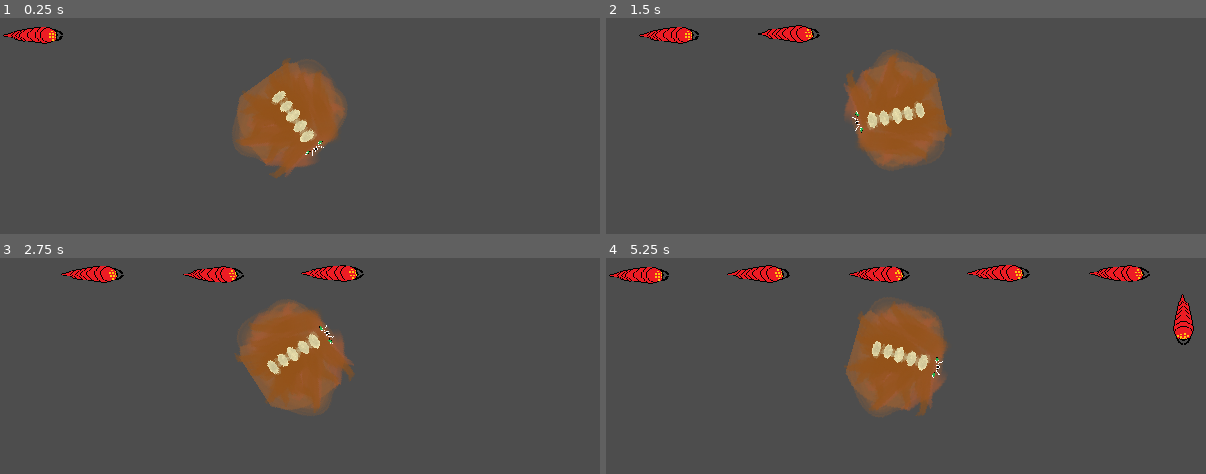
Above: before the commit, frames 1-4 (two rows, left to right).
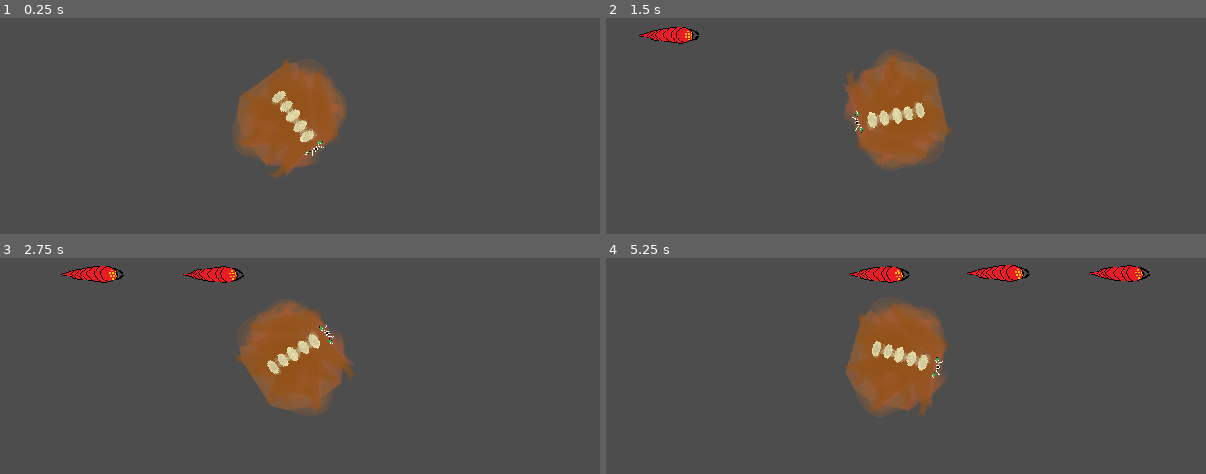
Above: after the commit, the same moments.

Repository: Moonlock/jameGam
Game: Godot game, scene res://thing_jam.tscn
Same seed, same stepped clock (60 frames per second), same inputs: the game is played once before the commit and once after it.
Inputs (mouse positions are in pixels of both pictures, inside the frame that each line leads up to):
- Up to frame 1 (0.25 s): no input
- Up to frame 2 (1.5 s): move the mouse to (1038, 113) at 0.52 s; move the mouse to (786, 138) at 1.27 s
- Up to frame 3 (2.75 s): move the mouse to (360, 312) at 2.02 s
- Up to frame 4 (5.25 s): move the mouse to (876, 415) at 2.77 s; move the mouse to (1086, 402) at 3.52 s; move the mouse to (726, 329) at 4.27 s; move the mouse to (936, 366) at 5.02 s

The runs differ from the first frame. In frame 1, 0.5% of the frame differs, in the area x 0-11%, y 4-13%; in frame 2, 0.5%; in frame 3, 0.5%; in frame 4, 1.6%, in the area x 0-98%, y 3-41%.

Commit message:
Added phases

Diff:
--- a/bug.gd
+++ b/bug.gd
@@ -9,4 +9,5 @@
 	var new_progress = _follow.get_progress()
 	if new_progress < _last_progress:
 		print("Take damage")
+		get_parent().get_parent().queue_free()
 	_last_progress = new_progress
--- a/thing_jam.gd
+++ b/thing_jam.gd
@@ -1,12 +1,3 @@
 extends Node2D
 
-var _bug_limit = 10
-var _cur_bugs = 1
-
-var bug = load("res://path.tscn")
-
-func _on_timer_timeout() -> void:
-	if(_cur_bugs < _bug_limit):
-		var bug_instance = bug.instantiate()
-		add_child(bug_instance)
-		_cur_bugs += 1
+#
--- a/thing_jam.tscn
+++ b/thing_jam.tscn
@@ -2,19 +2,21 @@
 
 [ext_resource type="Script" uid="uid://buwvqlafeq20v" path="res://thing_jam.gd" id="1_udhia"]
 [ext_resource type="PackedScene" uid="uid://brpgntw6o4oyo" path="res://Towers/monster_tower.tscn" id="2_y3g1b"]
-[ext_resource type="PackedScene" uid="uid://dnq5xscj2u3fk" path="res://path.tscn" id="3_owrrb"]
+[ext_resource type="Script" uid="uid://cjeefxfi8r8xj" path="res://timer.gd" id="3_udhia"]
 
 [node name="thingJam" type="Node2D"]
 script = ExtResource("1_udhia")
-
-[node name="Path2D" parent="." instance=ExtResource("3_owrrb")]
 
 [node name="MonsterTower" parent="." instance=ExtResource("2_y3g1b")]
 position = Vector2(292, 114)
 
 [node name="Timer" type="Timer" parent="."]
 autostart = true
+script = ExtResource("3_udhia")
 
-[connection signal="timeout" from="Timer" to="." method="_on_timer_timeout"]
+[node name="NextPhaseTimer" type="Timer" parent="Timer"]
+wait_time = 5.0
+one_shot = true
 
-[editable path="Path2D"]
+[connection signal="timeout" from="Timer" to="Timer" method="_on_timer_timeout"]
+[connection signal="timeout" from="Timer/NextPhaseTimer" to="Timer" method="_on_next_phase_timer_timeout"]
--- /dev/null
+++ b/timer.gd
@@ -0,0 +1,50 @@
+extends Timer
+
+const MAX_PHASE = 10
+@onready var _next_phase_timer = get_node("NextPhaseTimer")
+
+var _cur_phase = 0
+
+var _bug_limit
+var _cur_bugs
+var bug
+
+
+func _ready():
+	next_phase()
+
+func next_phase():
+	_cur_phase += 1
+	_cur_bugs = 0
+	if _cur_phase >= MAX_PHASE:
+		return
+
+	match _cur_phase:
+		1:
+			phase1_setup()
+		2:
+			phase2_setup()
+		_:
+			return
+	start()
+
+func phase1_setup():
+	bug = load("res://path.tscn")
+	_bug_limit = 3
+
+func phase2_setup():
+	bug = load("res://path.tscn")
+	_bug_limit = 10
+
+func _on_timer_timeout() -> void:
+	if(_cur_bugs < _bug_limit):
+		var bug_instance = bug.instantiate()
+		add_child(bug_instance)
+		_cur_bugs += 1
+	else:
+		get_node("NextPhaseTimer").start()
+		stop()
+
+
+func _on_next_phase_timer_timeout() -> void:
+	next_phase()
Not shown, added: timer.gd.uid
